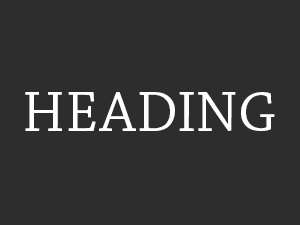
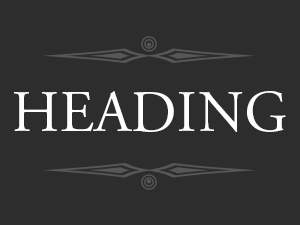
Layers edited between the first and the second 300 × 225 image:
added layer "Vector Smart Object copy" (20%) above "Vector Smart Object" over [43, 163, 255, 190]
added layer "Vector Smart Object" (20%) above "Heading" over [43, 36, 255, 63]
renamed "HEADING" to "Heading", painted on it over [14, 91, 286, 132]
